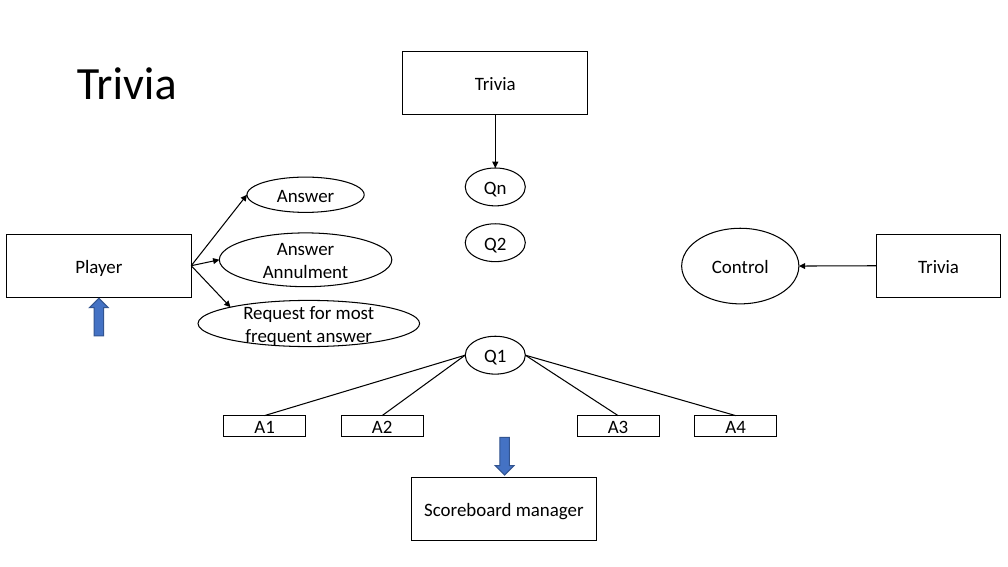
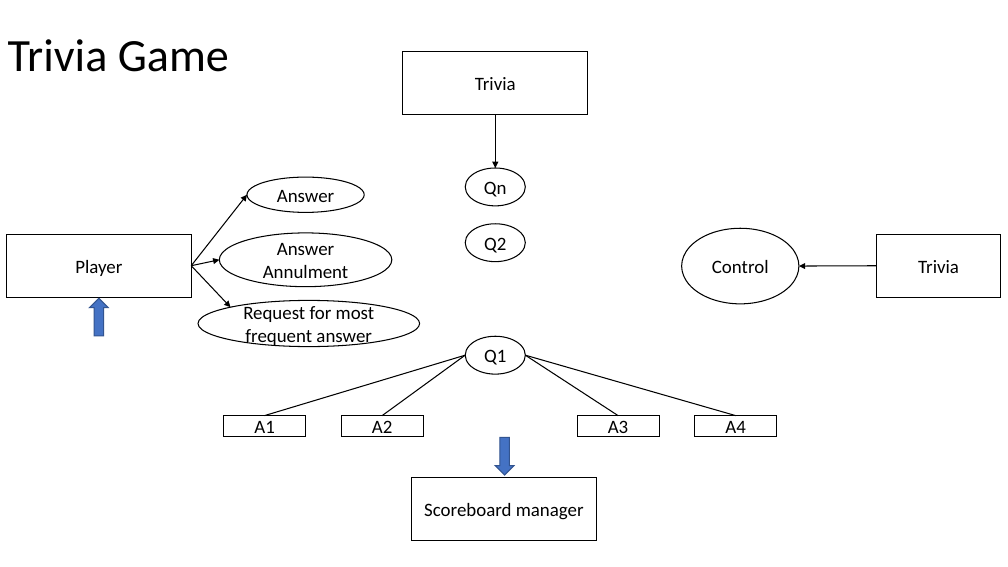
Before and after one commit to enercom25/sem3_24, a slide deck: slide 46 of CEPSem2024.pptx (slide 37 before the commit). Drawn at 1008x567 pixels with LibreOffice and Linux fonts; fonts in the diff are those of the drawing. Boxes give left, top, right and bottom in pixels: in the first picture for what was removed or moved away, otherwise in the second. Text is boxed around its words. In the diff, an @@ line names an element or a change of style, - is before the commit and + after.

```diff
--- a/CEPSem2024.pptx
+++ b/CEPSem2024.pptx
@@ title at bbox=[8, 39, 229, 72]: text changed @@
-Trivia
+Trivia Game
```
Also in this commit, not shown: 9 other slides changed, 21 slides added, 3 slides removed.
